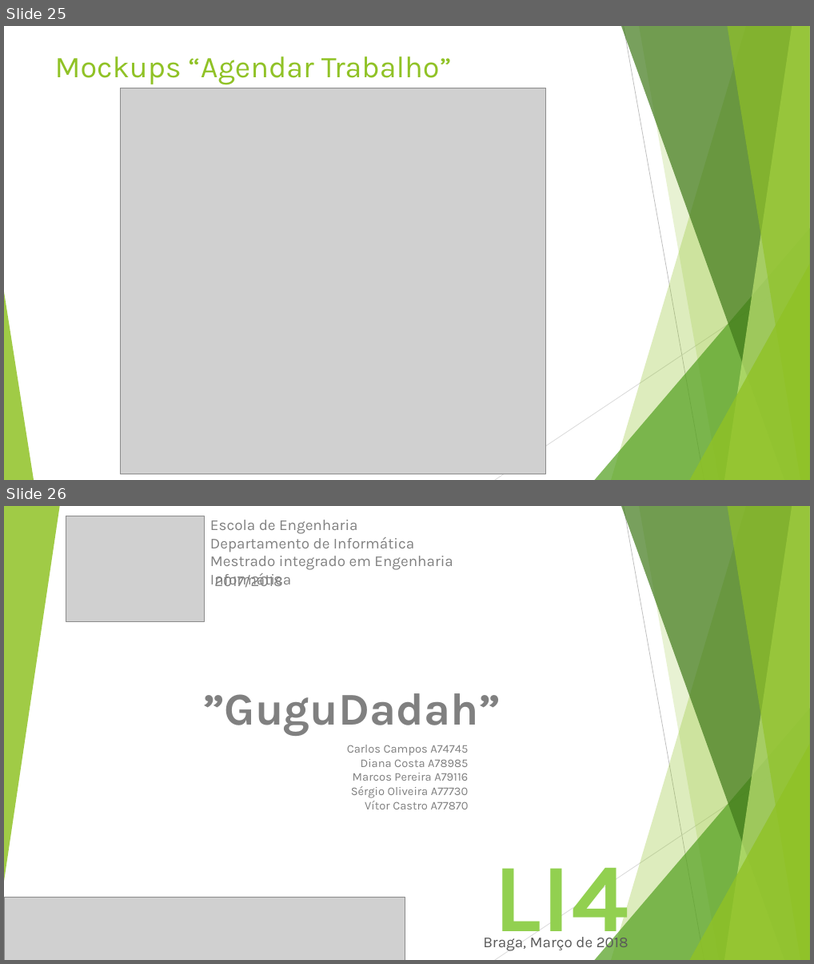
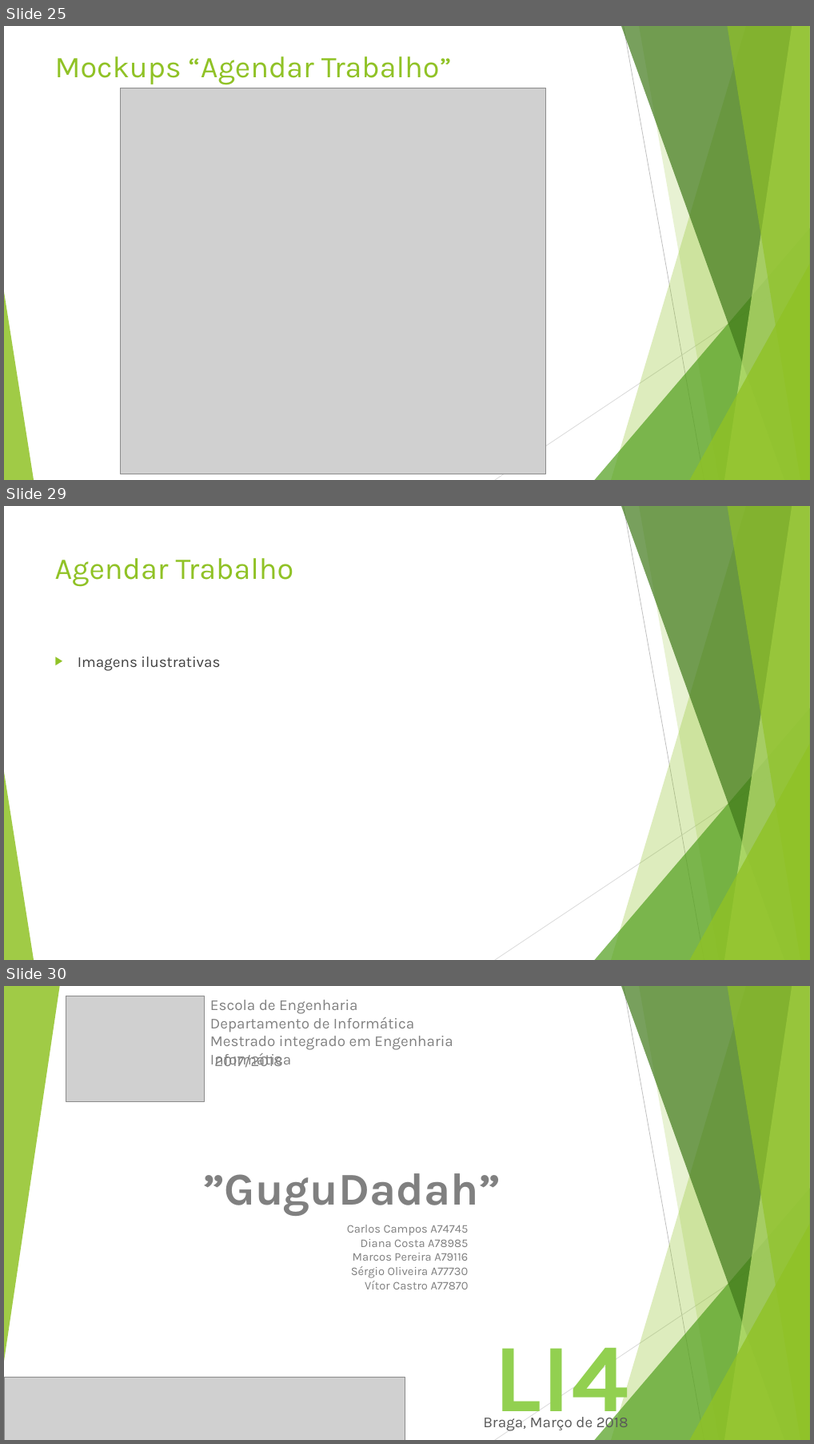
Before and after one commit to vitorjrc/babysitting-system, a slide deck: relatorio/Fase 3/LI4.pptx. Shown one above the other, each under a label of ours: slides 25 and 26 before the commit, slides 25, 29 and 30 after it; the slides between them are not shown. The pictures are 814x964 and 814x1444 pixels, drawn with LibreOffice and Linux fonts; fonts in the diff are those of the drawing; grey boxes stand for pictures. Boxes give left, top, right and bottom in pixels: in the first picture for what was removed or moved away, otherwise in the second. Text is boxed around its words. In the diff, an @@ line names an element or a change of style, - is before the commit and + after.

```diff
--- a/relatorio/Fase 3/LI4.pptx
+++ b/relatorio/Fase 3/LI4.pptx
@@ slide 29 added at bbox=[4, 506, 810, 960], background #FFFFFF; not listed: 10 template elements that a slide beside it also shows @@
@@ title added at bbox=[55, 558, 294, 587], 36 pt, text #90C226 @@
+Agendar Trabalho
@@ text added at bbox=[78, 656, 220, 671], 18 pt, text #404040 @@
+▶ Imagens ilustrativas
@@ what was slide 26 is now slide 30 @@
```
Also in this commit, not shown: 3 other slides added, 1 other file.
